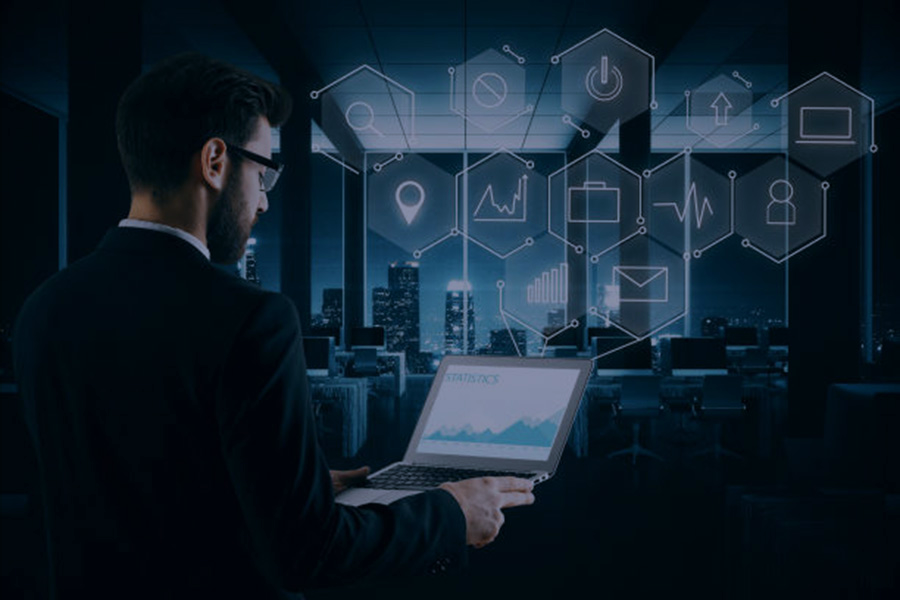
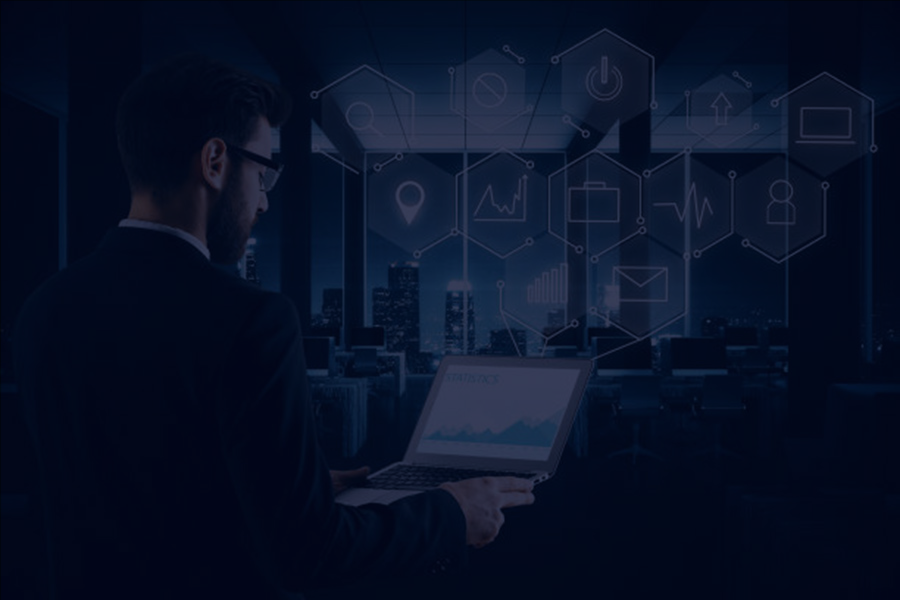
Comparing the layer stacks of the two 900 × 600 images. Changes:
added layer "Rectangle 2" above "Rectangle 1" over [0, 0, 900, 600]
painted on "Rectangle 1" over [2, 0, 900, 1]
